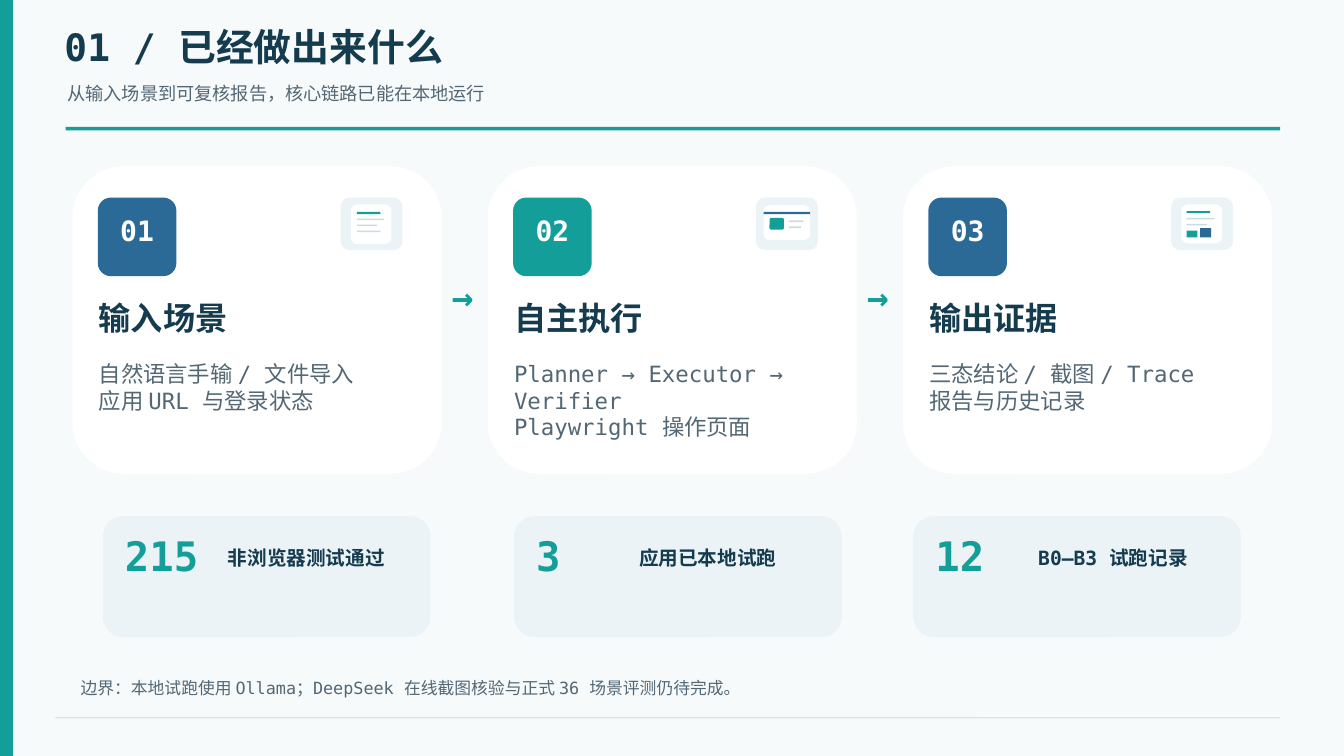
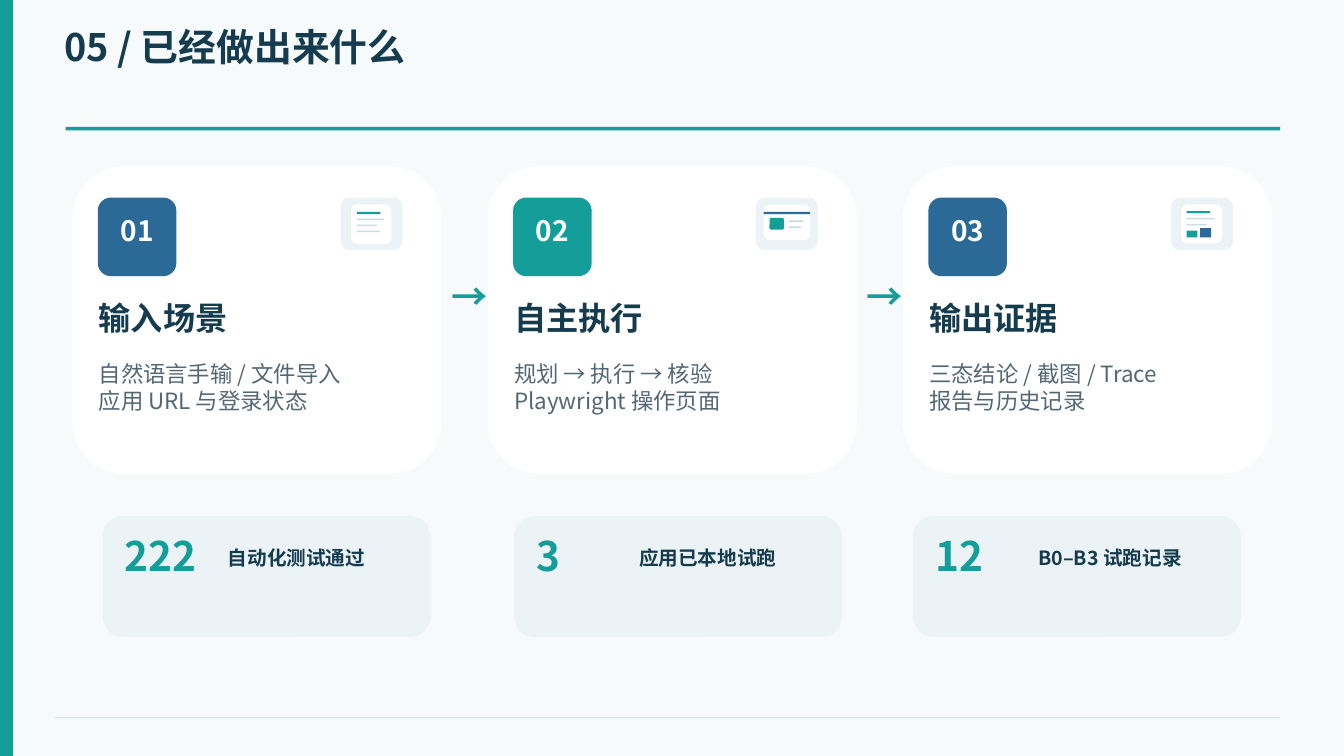
Before and after one commit to LockiYu/WebAppTester, a slide deck: slide 6 of 2-张诗豪组-中期汇报.pptx (slide 2 before the commit). Drawn at 1344x756 pixels with LibreOffice and Linux fonts; fonts in the diff are those of the drawing. Boxes give left, top, right and bottom in pixels: in the first picture for what was removed or moved away, otherwise in the second. Text is boxed around its words. In the diff, an @@ line names an element or a change of style, - is before the commit and + after.

```diff
--- a/2-张诗豪组-中期汇报.pptx
+++ b/2-张诗豪组-中期汇报.pptx
@@ text at <box>64,29,406,65</box>: text changed; font DejaVu Sans Mono to Noto Sans CJK SC @@
-01 / 已经做出来什么
+05 / 已经做出来什么
@@ text removed at <box>68,84,486,102</box> @@
-从输入场景到可复核报告，核心链路已能在本地运行
@@ font DejaVu Sans Mono to Noto Sans CJK SC in 9 elements at <box>121,220,154,242</box>, <box>99,363,341,411</box>, <box>536,220,569,242</box>, <box>951,220,984,242</box>, <box>929,363,1157,411</box>, <box>935,540,983,571</box>, <box>1038,548,1181,567</box>, <box>450,274,482,325</box>, <box>865,274,897,325</box> @@
@@ text at <box>514,363,720,414</box>: text changed; font DejaVu Sans Mono to Noto Sans CJK SC @@
-Planner → Executor → Verifier
-Playwright 操作页面
+规划 → 执行 → 核验
+Playwright 操作页面
@@ text at <box>125,540,197,571</box>: text changed; font DejaVu Sans Mono to Noto Sans CJK SC @@
-215
+222
@@ text at <box>228,548,365,567</box>: text changed; font DejaVu Sans Mono to Noto Sans CJK SC @@
-非浏览器测试通过
+自动化测试通过
@@ text removed at <box>81,680,740,698</box> @@
-边界：本地试跑使用 Ollama；DeepSeek 在线截图核验与正式 36 场景评测仍待完成。
```
Also in this commit, not shown: 16 other slides changed, 3 slides added, 1 slide removed.
